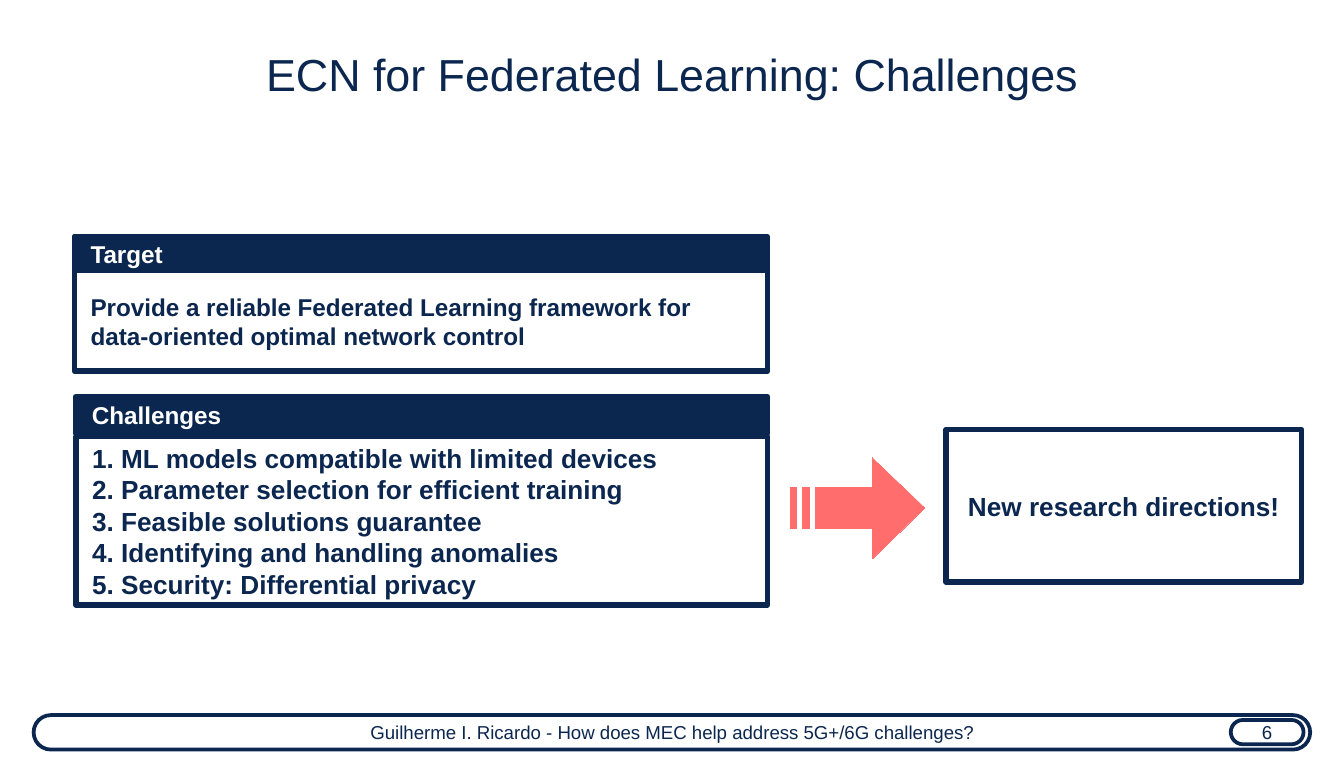
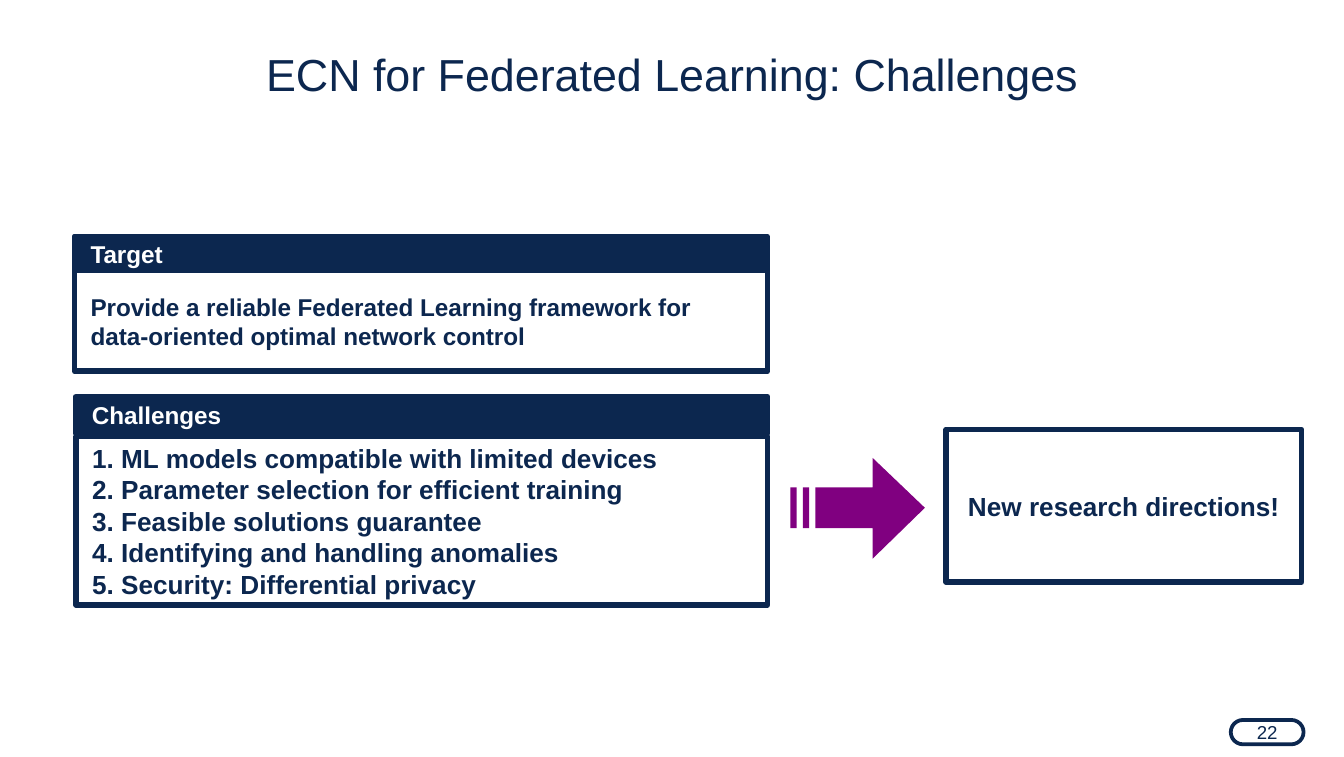
Before and after one commit to guilhermeir/mcf, a slide deck: slide 23 of ensea_background.odp (slide 25 before the commit). Drawn at 1344x757 pixels with LibreOffice and Linux fonts; fonts in the diff are those of the drawing. Boxes give left, top, right and bottom in pixels: in the first picture for what was removed or moved away, otherwise in the second. Text is boxed around its words. In the diff, an @@ line names an element or a change of style, - is before the commit and + after.

```diff
--- a/ensea_background.odp
+++ b/ensea_background.odp
@@ freeform shape at [790,458,925,559]: fill #FF6D6D to #800080; outline #FF6D6D 0 pt to none @@
@@ rounded rectangle removed at [34,715,1310,750] @@
-Guilherme I. Ricardo - How does MEC help address 5G+/6G challenges?
@@ text in rounded rectangle at [1257,726,1278,744]: text changed @@
-6
+22
```
Also in this commit, not shown: 17 other slides changed, 1 slide added, 4 slides removed, 5 other files.
